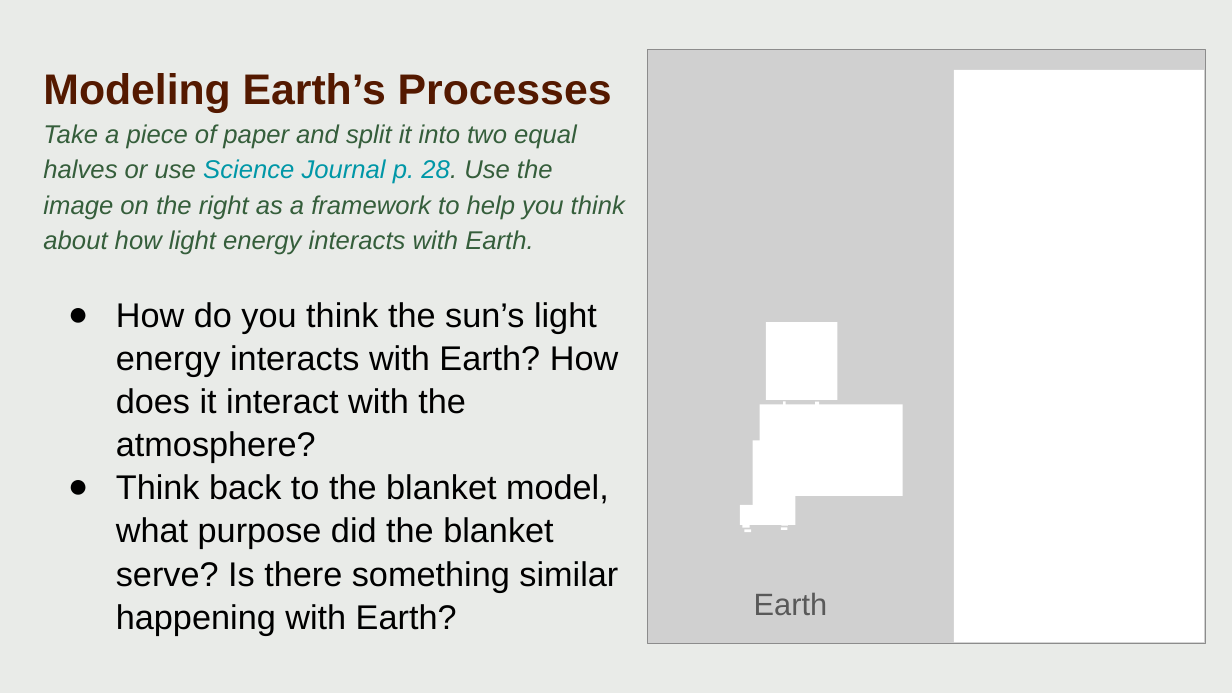
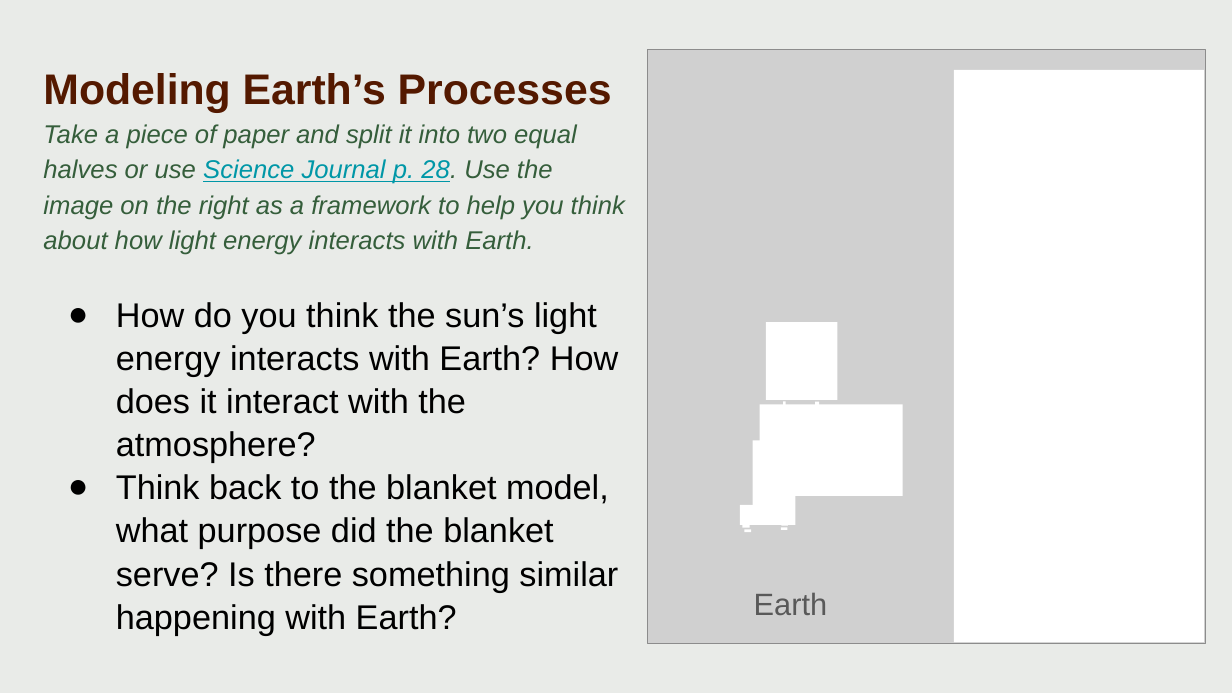
Before and after one commit to camhanguyen/aiscicomm-website, a slide deck: slide 10 of src/curriculum/lesson_3.2.pptx. Drawn at 1232x693 pixels with LibreOffice and Linux fonts; fonts in the diff are those of the drawing; grey boxes stand for pictures. Boxes give left, top, right and bottom in pixels: in the first picture for what was removed or moved away, otherwise in the second. Text is boxed around its words. In the diff, an @@ line names an element or a change of style, - is before the commit and + after.

```diff
--- a/src/curriculum/lesson_3.2.pptx
+++ b/src/curriculum/lesson_3.2.pptx
@@ title at [43, 124, 625, 255]: underline on in "Science Journal p. 28." @@
```
Also in this commit, not shown: 3 other slides changed, 7 other files.
